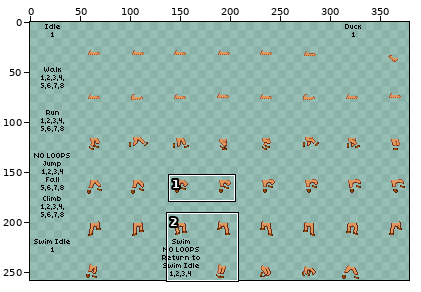
Two states of a sprite sheet, src/items/armors/coatlica/coatlica-outfit1/pants.png. The picture above shows the old version from afar; the outline marks the close-up.
Close-up. Earlier state:
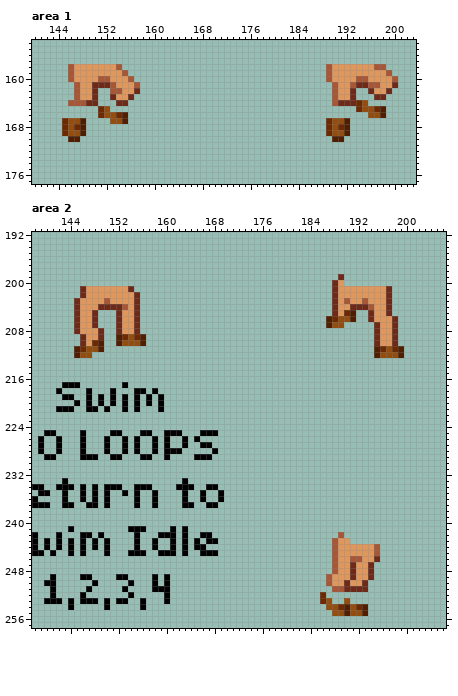
The file is 387x258 pixels. Shown: area 1: x 140..203, y 154..177; area 2: x 138..206, y 192..257. The wide view leaves out empty margins. The commit also changed other parts of the picture, which this record leaves out.
Once edited:
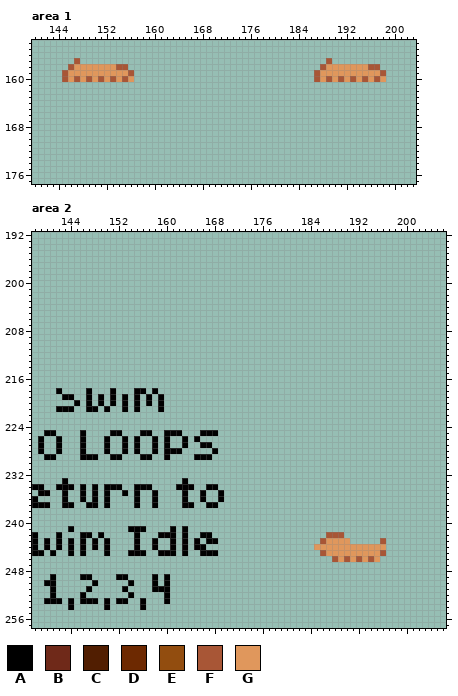
Palette (. is transparent): A #000000  B #6f2919  C #511e01  D #6d2901  E #924d0f  F #a85636  G #e0975c
Changes in this commit:
--- area 1
@@ x 140..203 @@
 156 ................................................................
-157 ................................................................
-158 ......FGGGGGGGF..................................FGGGGGGGFF.....
-159 ......FGGGGGGGGF.................................FGGGGGGGGGF....
-160 ......FGGGGFFGGGF................................FGGGGFFGGGGF...
-161 .......FGGBBBFGGGF................................FGGFBBFFGGB...
-162 .......FGGB..FFGGB................................FGGB..BGGB....
-163 .......FGGB..BGGB.................................FGGB...BB.....
-164 ......FFFBB...BB..................................FBBBDE........
-165 ...........DE.........................................DEEDC.....
-166 ...........DEEDC........................................EEC.....
-167 .....DEEC....EEC.................................DEEC...........
-168 .....DEDC........................................DEDC...........
-169 .....DEEC........................................DEEC...........
-170 ......CC..........................................CC............
+157 .......F.........................................F..............
+158 ......FGGGGGGGFF................................FGGGGGGGFF......
+159 .....FGGGGGGGGGGF..............................FGGGGGGGGGGF.....
+160 .....FGFGFGFGFGFG..............................FGFGFGFGFGFG.....
+161 ................................................................
+162 ................................................................
+163 ................................................................
+164 ................................................................
+165 ................................................................
+166 ................................................................
+167 ................................................................
+168 ................................................................
+169 ................................................................
+170 ................................................................
 171 ................................................................
--- area 2
@@ x 138..206 @@
 198 .....................................................................
-199 ...................................................B.................
-200 ..................................................BG.................
-201 ........BGGGGGGGB.................................BGGGGGGGGB.........
-202 ........BGGGGGGGGB................................BGGGGGGGGB.........
-203 .......BGGGGFGGGGB................................BGFGGFGGGB.........
-204 .......BGGGBBBBFGB................................BGGBBBFGGB.........
-205 .......BGGB...BGGB................................BGDC..BGGB.........
-206 .......BGGB...BGGB...............................CDEEC..BGGGB........
-207 .......BGGB...BGGB...............................CEE.....BGGB........
-208 .......BGGGB..BGGB.......................................BGGB........
-209 ........BGGB..CDEDC......................................BGGB........
-210 ........BGDC..CEEEC......................................BGGB........
-211 .......CDEEC.............................................CDEDC.......
-212 .......CEE...............................................CEEEC.......
+199 .....................................................................
+200 .....................................................................
+201 .....................................................................
+202 .....................................................................
+203 .....................................................................
+204 .....................................................................
+205 .....................................................................
+206 .....................................................................
+207 .....................................................................
+208 .....................................................................
+209 .....................................................................
+210 .....................................................................
+211 .....................................................................
+212 .....................................................................
 213 .....................................................................
@@ x 141..155 @@
 216 ...............
-217 ..AAA.......A..
+217 ...............
 218 .A....A...A...A
@@ x 183..198 @@
 241 ................
-242 ......F.........
-243 .....FGG........
-244 .....FGGGGGGF...
-245 .....FGGGGGGF...
-246 .....FGGFFGGB...
-247 .....FGGBGGB....
-248 .....FGGBGGB....
-249 ....FGGGBGGB....
-250 ....FGGBGGB.....
-251 .....FFBBBB.....
-252 ...D............
-253 ...DE..E........
-254 ....EEDCEDC.....
-255 .....EECEEC.....
+242 ....FFF.........
+243 ...FGGGG.....F..
+244 ..GGGGGGGGGGGG..
+245 ...FGGGGGGGGGF..
+246 .....FGFGFGFG...
+247 ................
+248 ................
+249 ................
+250 ................
+251 ................
+252 ................
+253 ................
+254 ................
+255 ................
 256 ................
Changed places in both close-ups, as pixel boxes (x1, y1, x2, y2):
changed: (62, 58, 140, 142)
changed: (314, 58, 398, 142)
erased: (326, 274, 404, 358)
erased: (74, 286, 146, 358)
erased: (62, 382, 80, 388)
erased: (122, 382, 128, 388)
changed: (314, 532, 386, 616)
